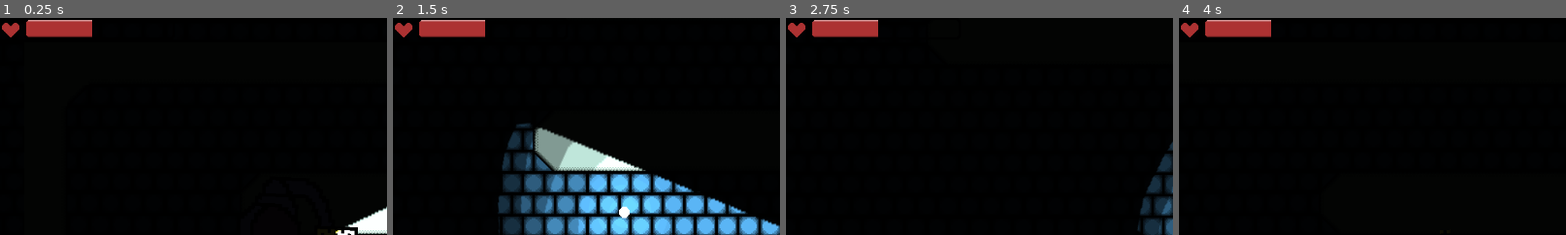
Above: before the commit, frames 1-4 (left to right).
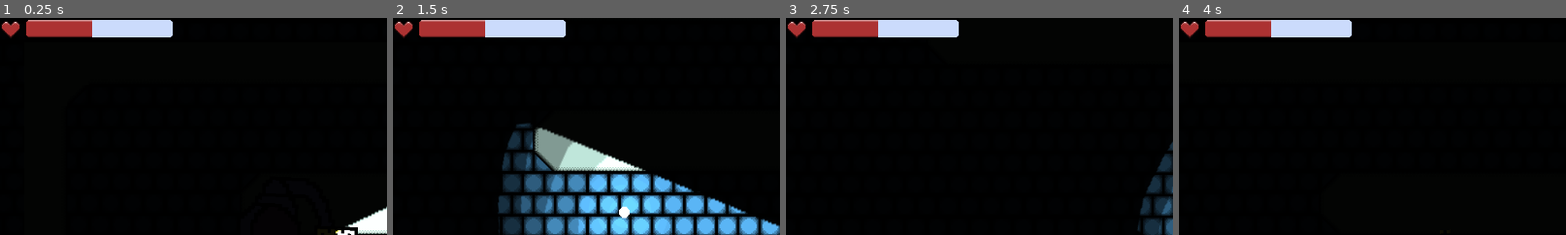
Above: after the commit, the same moments.

Repository: AnthonyDeSantiago/SPACE
Game: Godot game, scene res://Scenes/anthony_level.tscn
Two runs of this game, one before a commit and one after it. Both use one fixed random seed, a clock stepped at 60 frames per second and the inputs below. This scene is started directly instead of the project's main scene.
Inputs (mouse positions are % of the whole screen's width and height, from its top left):
- Up to frame 1 (0.25 s): no input
- Up to frame 2 (1.5 s): tap Enter at 0.5 s; move the mouse to (72, 45) at 0.52 s; press the mouse at (72, 45) at 0.53 s; hold D (right) 0.53-1.28 s; move the mouse to (30, 55) at 1.27 s; release the mouse at (30, 55) at 1.28 s; hold S (down) from 1.28 s (still down); click (30, 55) at 1.35 s
- Up to frame 3 (2.75 s): move the mouse to (60, 28) at 2.02 s; release S (down) at 2.03 s; press the mouse at (60, 28) at 2.03 s; hold D (right) from 2.03 s (still down)
- Up to frame 4 (4 s): move the mouse to (45, 70) at 2.77 s; release D (right) at 2.78 s; release the mouse at (45, 70) at 2.78 s; hold W (up) 2.78-3.53 s; click (45, 70) at 2.85 s; move the mouse to (80, 65) at 3.52 s; press the mouse at (80, 65) at 3.53 s; hold A (left) from 3.53 s (still down)
The pictures show only the part of the screen within x 0-50%, y 0-50%; the shares and areas given below are measured in that part.

The runs differ from the first frame. In frame 1, 1.8% of the frame differs, in the area x 0-45%, y 0-10%; in frame 2, 1.8%; in frame 3, 1.8%; in frame 4, 1.8%.

Commit message:
heart edit

Diff:
--- a/Scenes/anthony_level.tscn
+++ b/Scenes/anthony_level.tscn
@@ -6,6 +6,7 @@
 [ext_resource type="Texture2D" uid="uid://do47aeewpxqg3" path="res://Art/Another_Tile_Set.png" id="3_6qmvo"]
 [ext_resource type="PackedScene" uid="uid://djqldkhfm7mwj" path="res://Scenes/simple_char.tscn" id="3_t6bh1"]
 [ext_resource type="Texture2D" uid="uid://ckropvpiic5he" path="res://Art/UI_Art/Simple_Heart.png" id="6_8xejw"]
+[ext_resource type="Texture2D" uid="uid://dbk5c8gnux1su" path="res://Art/UI_Art/Health_Bar_White.png" id="7_282rs"]
 [ext_resource type="Texture2D" uid="uid://c4sqtoid3sqpy" path="res://Art/UI_Art/Health_Bar_Fill.png" id="7_oq3cs"]
 [ext_resource type="Texture2D" uid="uid://dghessuscq8fr" path="res://Art/UI_Art/Health_Bar_Boundaryl.png" id="7_w6wkt"]
 
@@ -147,6 +148,7 @@
 [node name="TextureProgressBar" type="TextureProgressBar" parent="CanvasLayer/GridContainer"]
 layout_mode = 2
 value = 45.0
+texture_under = ExtResource("7_282rs")
 texture_over = ExtResource("7_w6wkt")
 texture_progress = ExtResource("7_oq3cs")
 
Binary file added: Art/UI_Art/Asesprite_Pallet/Health_pallet.aseprite
Binary file changed: Art/UI_Art/Health_Bar.aseprite
Binary file added: Art/UI_Art/Health_Bar_White.png
Not shown, added: Art/UI_Art/Health_Bar_White.png.import
Binary file changed: Art/UI_Art/Simple_Heart.png
Not shown: 1 places in Scenes/anthony_level.tscn that only renumber resources
